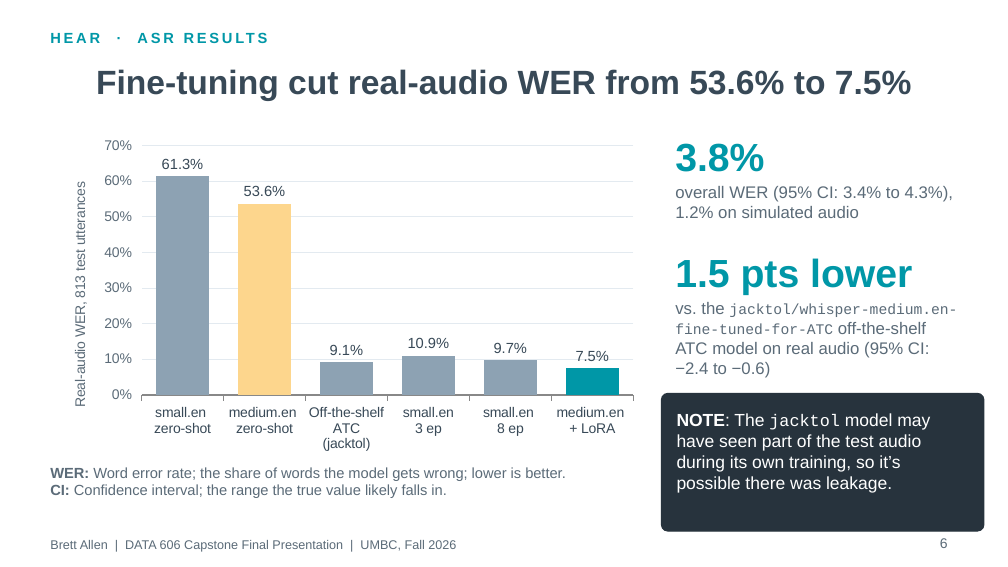
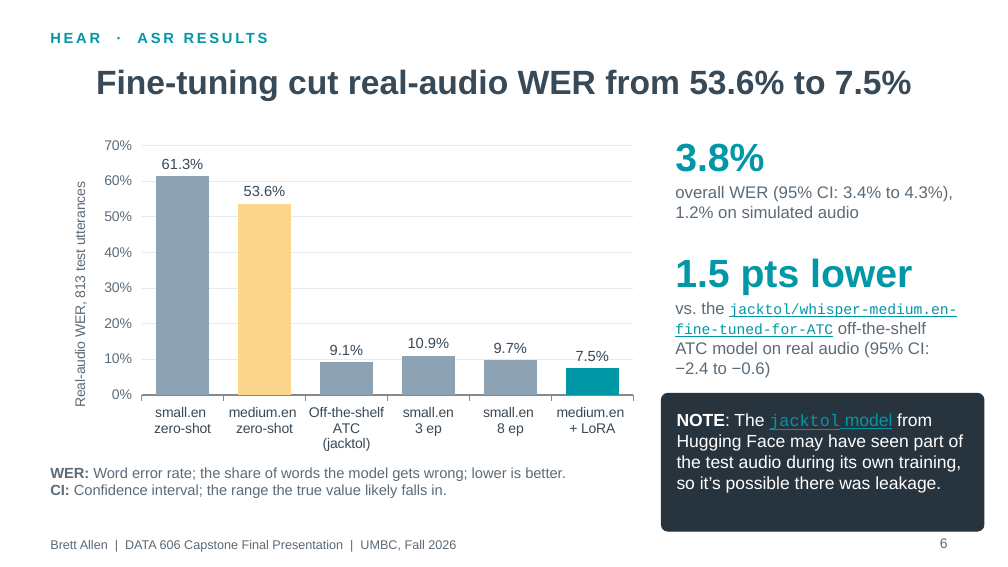
Before and after one commit to BrettFX/UMBC-DATA606-Capstone, a slide deck: slide 6 of docs/Allen_DATA_606_Capstone_Final.pptx. Drawn at 1008x567 pixels with LibreOffice and Linux fonts; fonts in the diff are those of the drawing. Boxes give left, top, right and bottom in pixels: in the first picture for what was removed or moved away, otherwise in the second. Text is boxed around its words. In the diff, an @@ line names an element or a change of style, - is before the commit and + after.

```diff
--- a/docs/Allen_DATA_606_Capstone_Final.pptx
+++ b/docs/Allen_DATA_606_Capstone_Final.pptx
@@ text "vs. the jacktol/whisper-medium.en-fine-tuned-for-ATC off-the ..." at box(675, 302, 957, 378): text colour #5B6B78 to #0097A7, underline on in "jacktol/whisper-medium.en-fine-tuned-for-ATC" @@
@@ text at box(677, 413, 964, 493): text changed @@
-NOTE: The jacktol model may have seen part of the test audio during its own training, so it’s possible there was leakage.
+NOTE: The jacktol model from Hugging Face may have seen part of the test audio during its own training, so it’s possible there was leakage.
```
Also in this commit, not shown: 2 other slides changed, 2 other files.
